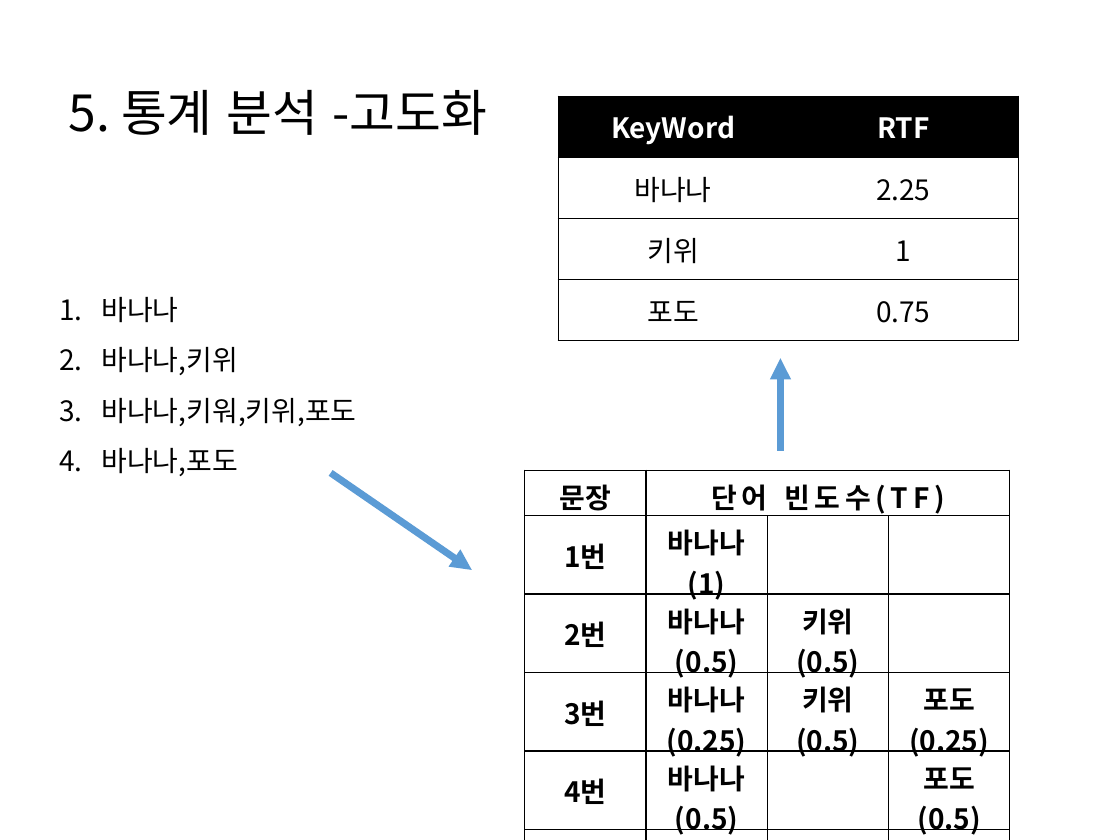
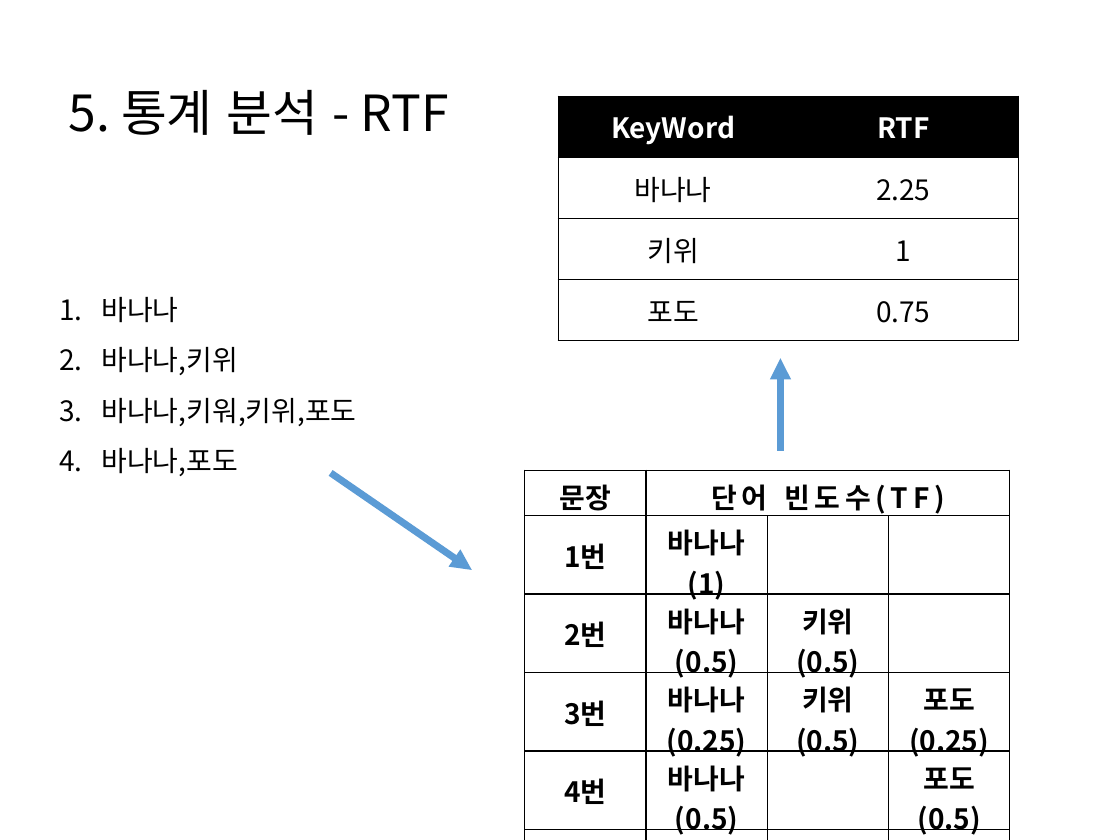
Before and after one commit to HaYongdae/issuewhatshow, a slide deck: slide 23 of doc/최종 PPT.pptx. Drawn at 1120x840 pixels with LibreOffice and Linux fonts; fonts in the diff are those of the drawing. Boxes give left, top, right and bottom in pixels: in the first picture for what was removed or moved away, otherwise in the second. Text is boxed around its words. In the diff, an @@ line names an element or a change of style, - is before the commit and + after.

```diff
--- a/doc/최종 PPT.pptx
+++ b/doc/최종 PPT.pptx
@@ title at bbox=[68, 90, 449, 135]: text changed @@
-5. 통계 분석 -고도화
+5. 통계 분석 - RTF
```
Also in this commit, not shown: 11 other slides changed, 2 slides added, 2 slides removed.
